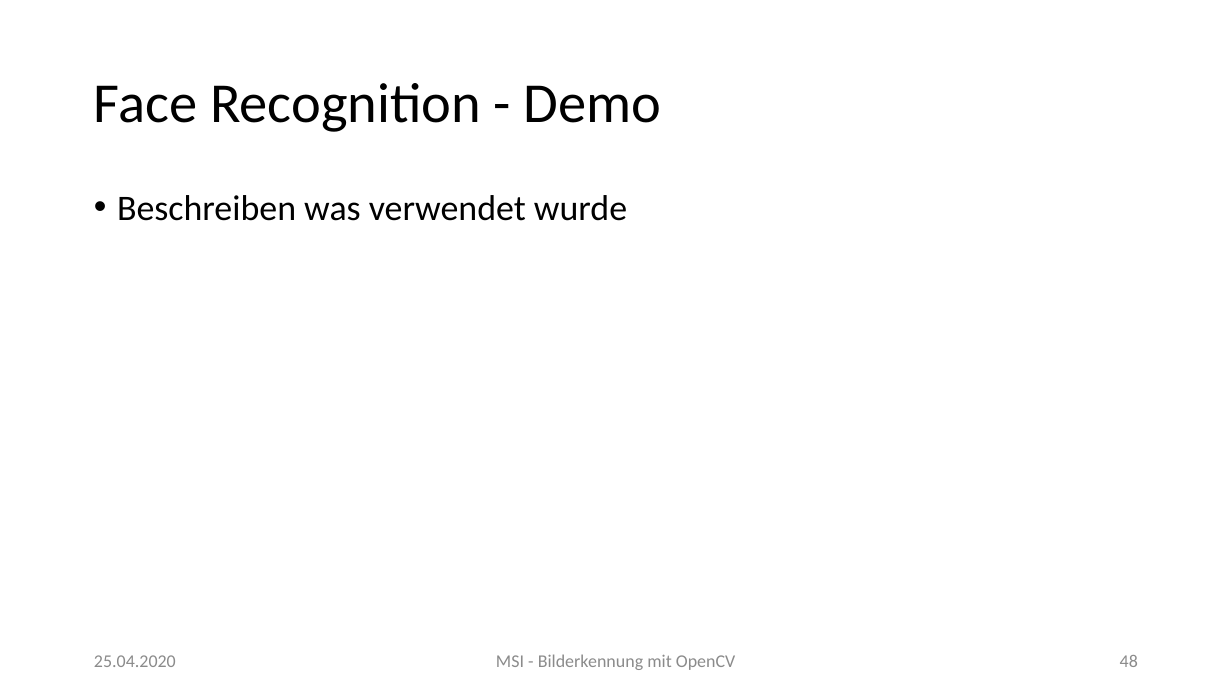
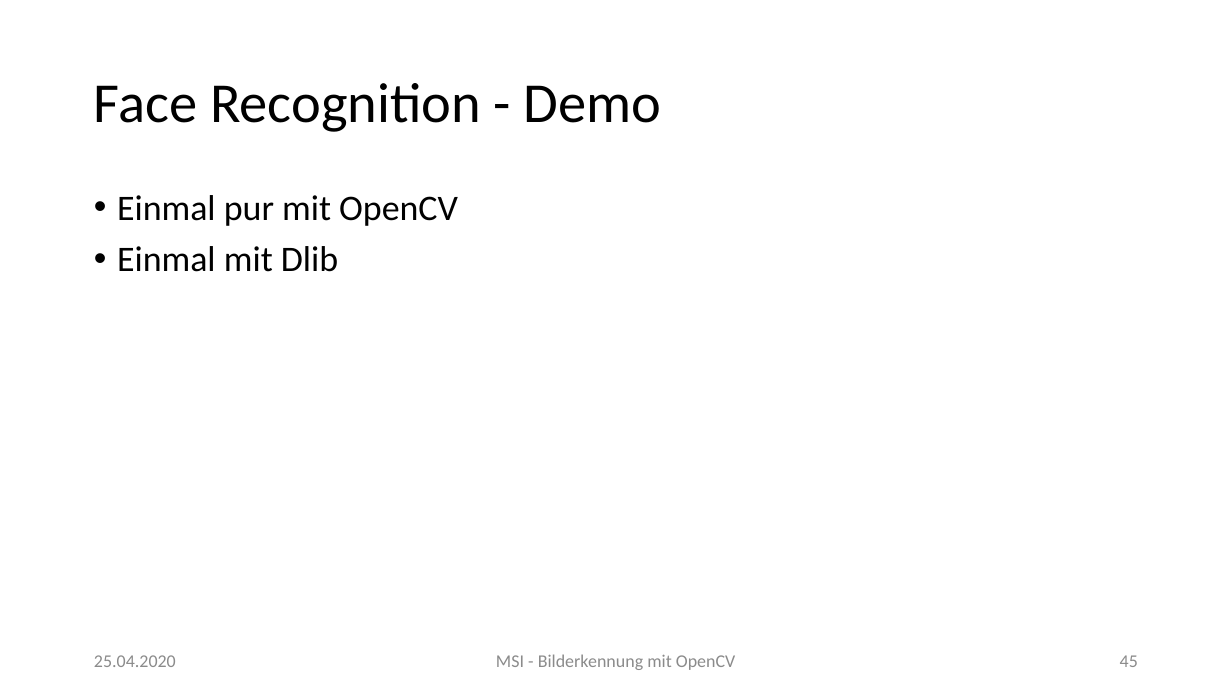
Before and after one commit to MarkusClln/MSI, a slide deck: slide 45 of Bilderkennung mit OpenCV.pptx (slide 48 before the commit). Drawn at 1232x693 pixels with LibreOffice and Linux fonts; fonts in the diff are those of the drawing. Boxes give left, top, right and bottom in pixels: in the first picture for what was removed or moved away, otherwise in the second. Text is boxed around its words. In the diff, an @@ line names an element or a change of style, - is before the commit and + after.

```diff
--- a/Bilderkennung mit OpenCV.pptx
+++ b/Bilderkennung mit OpenCV.pptx
@@ text at (x1=117, y1=195, x2=458, y2=272): text changed @@
-• Beschreiben was verwendet wurde
+• Einmal pur mit OpenCV
+• Einmal mit Dlib
@@ page number at (x1=1120, y1=655, x2=1138, y2=667): text changed @@
-48
+45
```
Also in this commit, not shown: 6 other slides changed, 2 slides removed, 7 other files.
